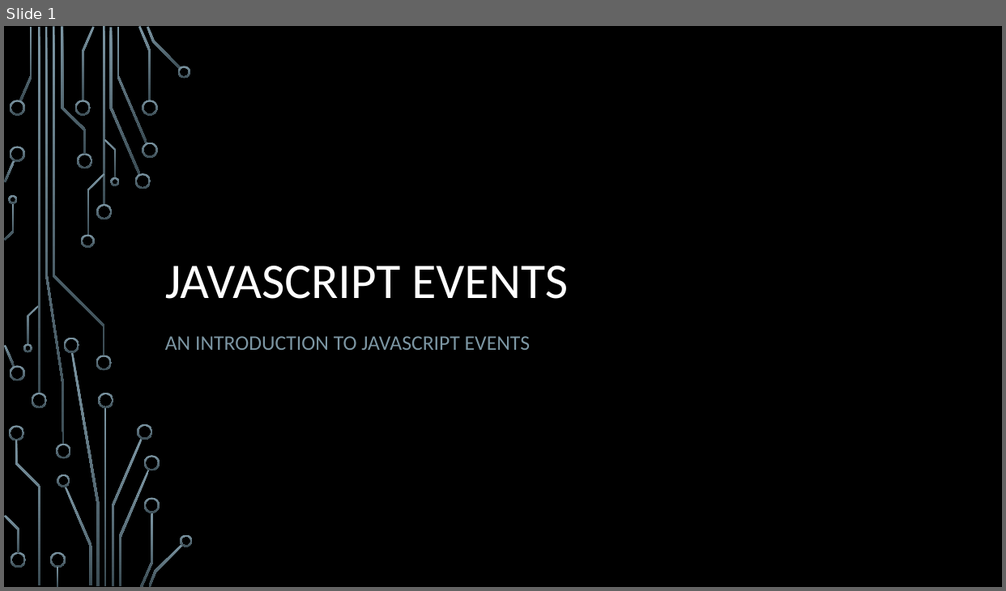
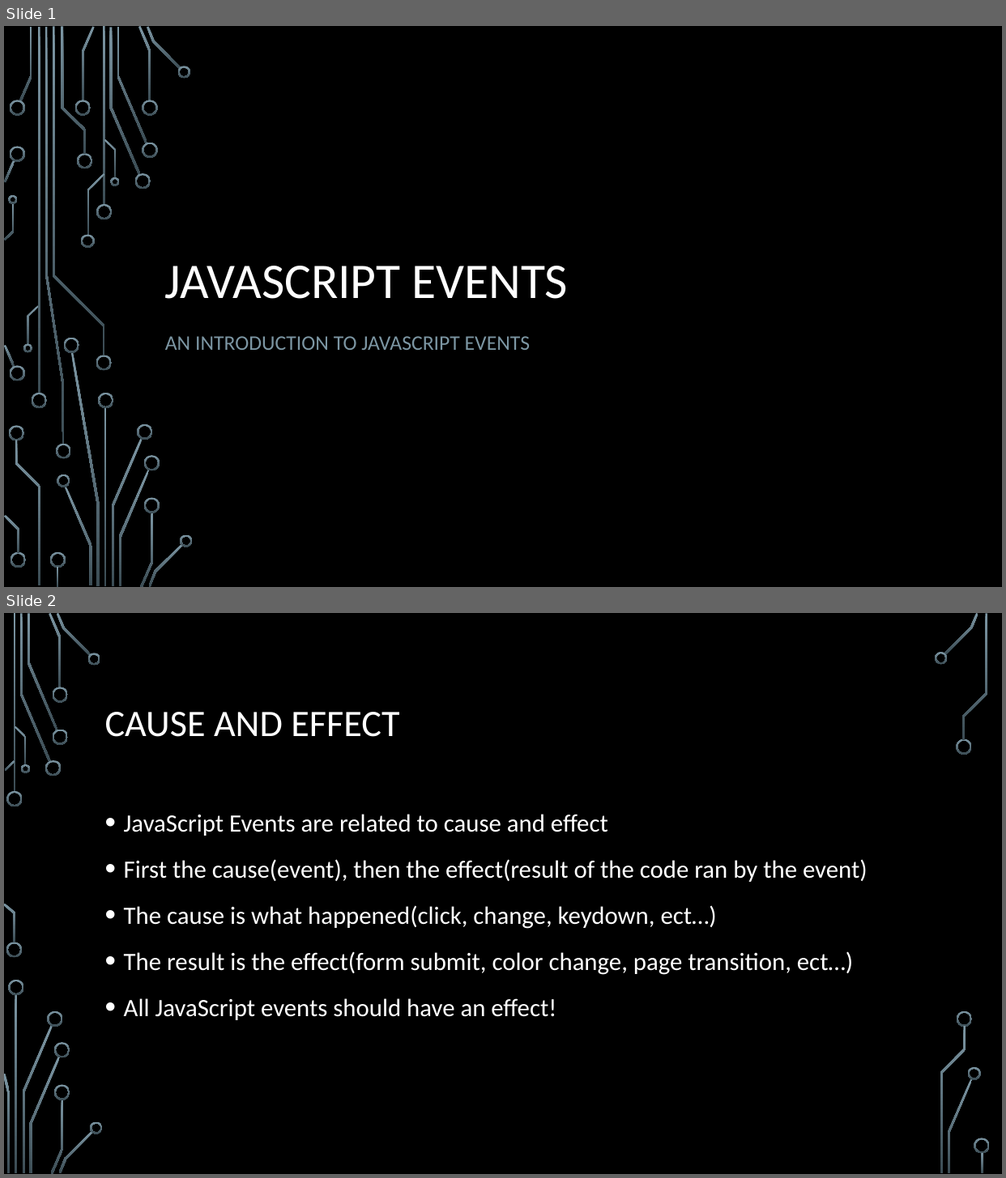
Before and after one commit to Wilson-Cal/CIT-261, a slide deck: documents/JavaScript Events.pptx. Shown one above the other, each under a label of ours: slide 1 before the commit, slides 1 and 2 after it. The pictures are 1006x591 and 1006x1178 pixels, drawn with LibreOffice and Linux fonts; fonts in the diff are those of the drawing; background and template pictures are left out. Boxes give left, top, right and bottom in pixels: in the first picture for what was removed or moved away, otherwise in the second. Text is boxed around its words. In the diff, an @@ line names an element or a change of style, - is before the commit and + after.

Commit message:
Added JavaScript events!

```diff
--- a/documents/JavaScript Events.pptx
+++ b/documents/JavaScript Events.pptx
@@ slide 2 added at (4, 613, 1002, 1174), background picture (left out) @@
@@ title added at (105, 712, 399, 737), 36 pt, text #FFFFFF @@
+CAUSE AND EFFECT
@@ text added at (124, 814, 867, 1020), 24 pt, text #FFFFFF @@
+• JavaScript Events are related to cause and effect
+• First the cause(event), then the effect(result of the code ran by the event)
+• The cause is what happened(click, change, keydown, ect…)
+• The result is the effect(form submit, color change, page transition, ect…)
+• All JavaScript events should have an effect!
@@ group added at (4, 613, 990, 1174): 33 freeform shapes, 3 rectangles @@
```
Also in this commit, not shown: 4 other slides added, 4 other files.
